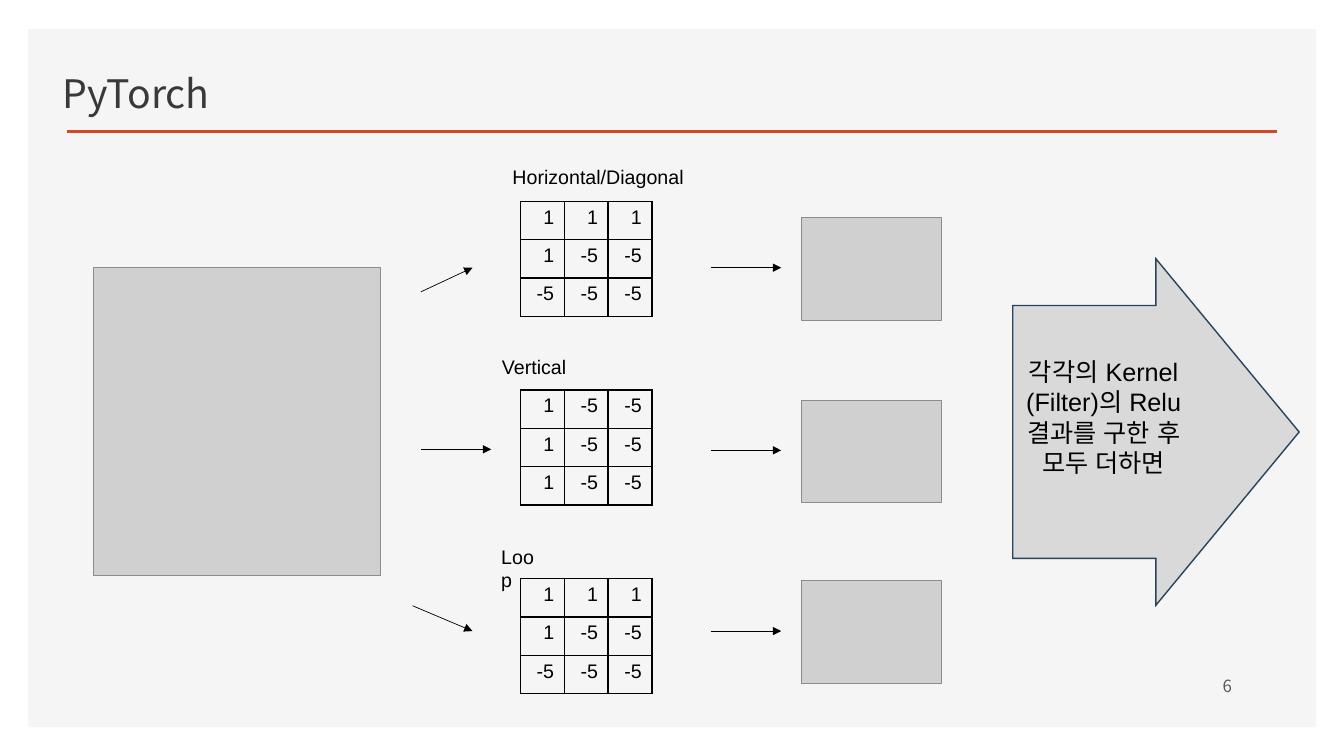
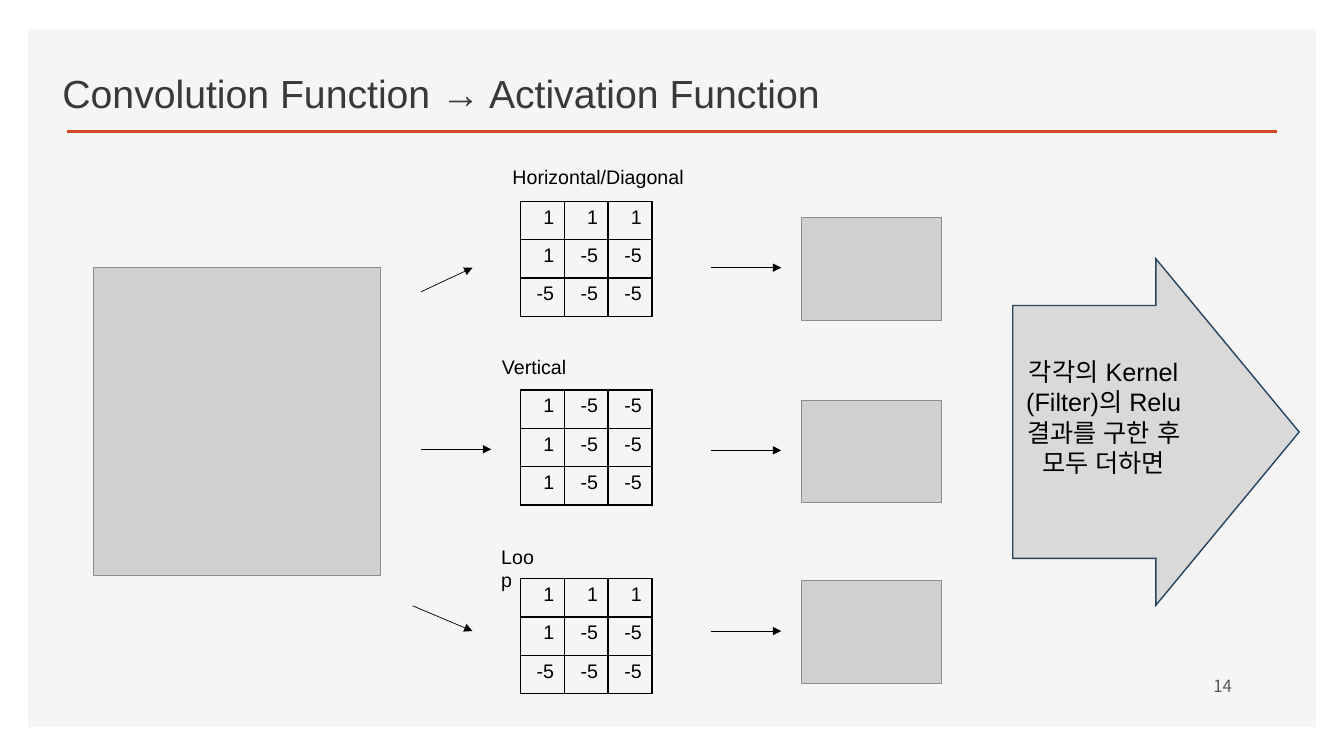
Before and after one commit to ancestor9/2026_Fall_Deep-Learning-with-Python, a slide deck: slide 14 of CNN/CNN.pptx (slide 6 before the commit). Drawn at 1344x756 pixels with LibreOffice and Linux fonts; fonts in the diff are those of the drawing; grey boxes stand for pictures; background and template pictures are left out. Boxes give left, top, right and bottom in pixels: in the first picture for what was removed or moved away, otherwise in the second. Text is boxed around its words. In the diff, an @@ line names an element or a change of style, - is before the commit and + after.

```diff
--- a/CNN/CNN.pptx
+++ b/CNN/CNN.pptx
@@ text at bbox=[62, 79, 820, 109]: text changed; font Noto Sans CJK KR to Arial @@
-PyTorch
+Convolution Function → Activation Function
@@ page number at bbox=[1213, 679, 1232, 692]: text changed @@
-6
+14
```
Also in this commit, not shown: 11 other slides changed, 11 slides added, 7 slides removed.
